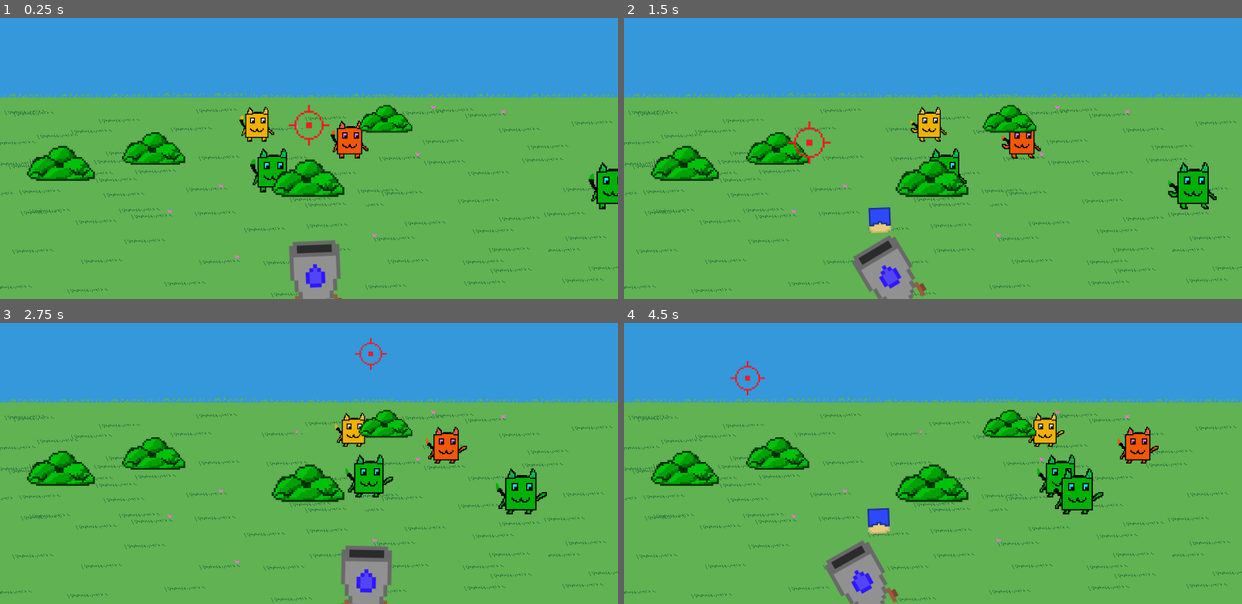
Above: before the commit, frames 1-4 (two rows, left to right).
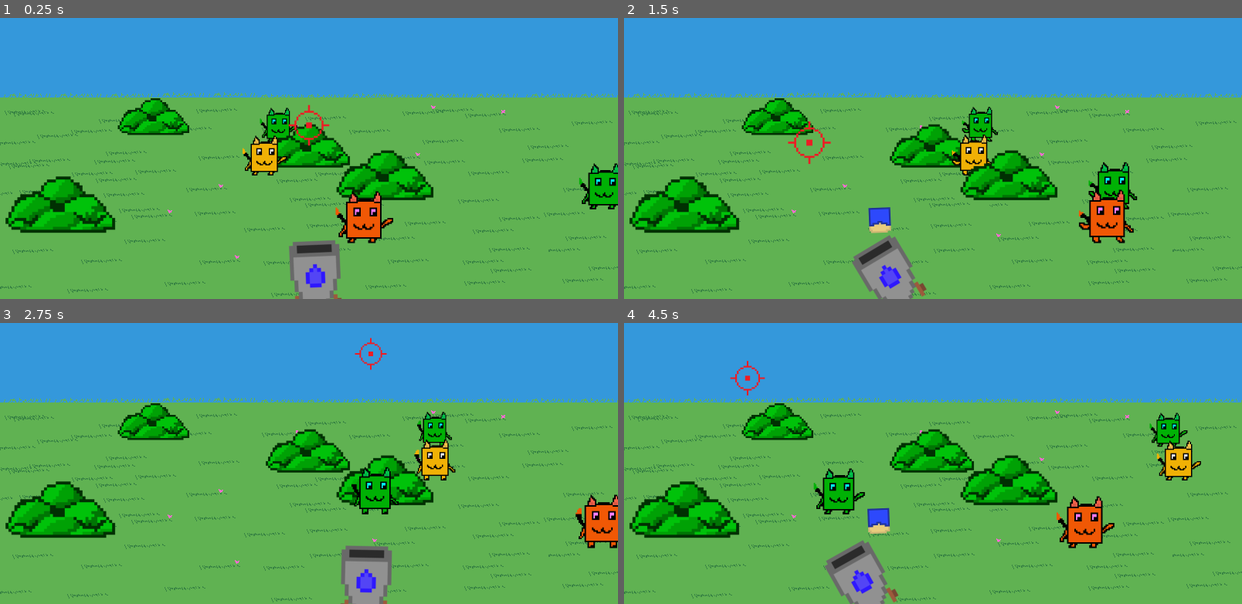
Above: after the commit, the same moments.

Repository: asterbot/uwgdc-game-jam-2025
Game: Godot game, scene res://scenes/main.tscn
Same seed, same stepped clock (60 frames per second), same inputs: the game is played once before the commit and once after it.
Inputs (mouse positions are in pixels of both pictures, inside the frame that each line leads up to):
- Up to frame 1 (0.25 s): no input
- Up to frame 2 (1.5 s): move the mouse to (1068, 107) at 0.52 s; press the mouse at (1068, 107) at 0.53 s; move the mouse to (809, 141) at 1.27 s; release the mouse at (809, 141) at 1.28 s; click (809, 141) at 1.35 s
- Up to frame 3 (2.75 s): move the mouse to (370, 353) at 2.02 s; press the mouse at (370, 353) at 2.03 s
- Up to frame 4 (4.5 s): move the mouse to (902, 500) at 2.77 s; release the mouse at (902, 500) at 2.78 s; click (902, 500) at 2.85 s; move the mouse to (1118, 483) at 3.52 s; press the mouse at (1118, 483) at 3.53 s; move the mouse to (747, 379) at 4.27 s; release the mouse at (747, 379) at 4.28 s; click (747, 379) at 4.35 s

The runs differ from the first frame. In frame 1, 14% of the frame differs, in the area x 0-100%, y 28-81%; in frame 2, 14%; in frame 3, 14%; in frame 4, 15%, in the area x 0-94%, y 28-81%.

Commit message:
background + enemies spawning + waves + COLORS

Diff:
--- a/globals/globals.gd
+++ b/globals/globals.gd
@@ -1,6 +1,6 @@
 extends Node
 
-var NUM_Z_INDICES = 10
+var NUM_Z_INDICES = 100
 
 var cur_wave = 0
 
--- a/scenes/bush.gd
+++ b/scenes/bush/bush.gd
@@ -9,7 +9,7 @@
 func _ready() -> void:
 	viewport_size = get_viewport().get_visible_rect().size
 	depth = position.y/viewport_size.y
-	self.scale = Vector2(depth*1.5, depth*1.5)
+	self.scale = Vector2(depth*2, depth*2)
 
 	self.z_index = floor(depth*Globals.NUM_Z_INDICES)
 
--- a/scenes/bush.tscn
+++ b/scenes/bush/bush.tscn
@@ -1,12 +1,13 @@
 [gd_scene load_steps=4 format=3 uid="uid://b70ahmxlos2kj"]
 
-[ext_resource type="Script" path="res://scenes/bush.gd" id="1_llw4d"]
-[ext_resource type="Texture2D" uid="uid://c5qo1vhba13x2" path="res://assets/bush.png" id="1_o8wgp"]
+[ext_resource type="Script" path="res://scenes/bush/bush.gd" id="1_llw4d"]
+[ext_resource type="Texture2D" uid="uid://c5qo1vhba13x2" path="res://assets/stage/bush.png" id="1_o8wgp"]
 
 [sub_resource type="RectangleShape2D" id="RectangleShape2D_o2a8n"]
 size = Vector2(117, 73)
 
 [node name="Bush" type="Node2D"]
+position = Vector2(-1, -25)
 script = ExtResource("1_llw4d")
 
 [node name="Sprite2D" type="Sprite2D" parent="."]
--- a/scenes/cat_enemies/cat.gd
+++ b/scenes/cat_enemies/cat.gd
@@ -7,19 +7,20 @@
 
 var viewport_size: Vector2
 
-var velocity_x = 100
+var velocity_x = randf_range(300,350)
 
 var color_options = {
 	"default": Color(1,1,1),
 	"red": Color(1,0,1),
 	"green": Color(0,1,1),
 	"devil": Color(1, 0.5, 1)
-
 }
 
 func _ready() -> void:
 	random_modulate()
-	pass
+	viewport_size = get_viewport().get_visible_rect().size
+	depth = position.y/viewport_size.y
+	velocity_x *= depth
 
 func _process(_delta: float) -> void:
 	# set scale based on depth (i.e by y-coord)
@@ -29,8 +30,7 @@
 	depth = position.y/viewport_size.y
 	self.scale = Vector2(depth, depth)
 
-	self.z_index = floor(depth*Globals.NUM_Z_INDICES - 1)
-
+	self.z_index = floor(depth*Globals.NUM_Z_INDICES)
 
 	for proj in projectiles_in_range:
 		if proj.time_left_normalized > 0 and \
--- a/scenes/cat_enemies/cat.tscn
+++ b/scenes/cat_enemies/cat.tscn
@@ -1,7 +1,7 @@
 [gd_scene load_steps=8 format=3 uid="uid://gsj0vwdpsop1"]
 
 [ext_resource type="Script" path="res://scenes/cat_enemies/cat.gd" id="1_xxoqr"]
-[ext_resource type="Texture2D" uid="uid://fkq8by2hgs8g" path="res://assets/cat_dance.png" id="2_i7bu5"]
+[ext_resource type="Texture2D" uid="uid://fkq8by2hgs8g" path="res://assets/cat_enemy/cat_dance.png" id="2_i7bu5"]
 
 [sub_resource type="RectangleShape2D" id="RectangleShape2D_1a1mo"]
 size = Vector2(180, 179)
@@ -48,6 +48,7 @@
 }
 
 [node name="Cat" type="CharacterBody2D"]
+position = Vector2(0, -85)
 collision_layer = 0
 collision_mask = 0
 script = ExtResource("1_xxoqr")
@@ -73,7 +74,7 @@
 libraries = {
 "": SubResource("AnimationLibrary_o2rtb")
 }
-speed_scale = 1.964
+speed_scale = 3.0
 
 [connection signal="area_entered" from="Area2D" to="." method="_on_area_2d_area_entered"]
 [connection signal="area_exited" from="Area2D" to="." method="_on_area_2d_area_exited"]
--- a/scenes/cat_enemies/test_cat/test_cat.gd
+++ /dev/null
@@ -1,8 +0,0 @@
-extends Cat
-
-
-func _ready() -> void:
-	super()
-
-func _process(_delta: float) -> void:
-	super(_delta)
--- a/scenes/cat_enemies/test_cat/test_cat.tscn
+++ /dev/null
@@ -1,24 +0,0 @@
-[gd_scene load_steps=6 format=3 uid="uid://gtiygoqo12t1"]
-
-[ext_resource type="PackedScene" uid="uid://gsj0vwdpsop1" path="res://scenes/cat_enemies/cat.tscn" id="1_c7qwr"]
-[ext_resource type="Script" path="res://scenes/cat_enemies/test_cat/test_cat.gd" id="2_tk6wo"]
-[ext_resource type="Texture2D" uid="uid://fkq8by2hgs8g" path="res://assets/cat_dance.png" id="3_yshdy"]
-
-[sub_resource type="RectangleShape2D" id="RectangleShape2D_y4wpg"]
-size = Vector2(76, 96)
-
-[sub_resource type="RectangleShape2D" id="RectangleShape2D_ecxbw"]
-size = Vector2(76, 96)
-
-[node name="Enemy" instance=ExtResource("1_c7qwr")]
-script = ExtResource("2_tk6wo")
-
-[node name="Sprite2D" parent="." index="0"]
-texture = ExtResource("3_yshdy")
-hframes = 3
-
-[node name="CollisionShape2D" parent="Area2D" index="0"]
-shape = SubResource("RectangleShape2D_y4wpg")
-
-[node name="CollisionShape2D" parent="." index="2"]
-shape = SubResource("RectangleShape2D_ecxbw")
--- a/scenes/cutscene.tscn
+++ b/scenes/cutscene/cutscene.tscn
@@ -1,6 +1,6 @@
 [gd_scene load_steps=4 format=3 uid="uid://xdvp87f7qsh5"]
 
-[ext_resource type="Script" path="res://scenes/cutscene.gd" id="1_xqrxb"]
+[ext_resource type="Script" path="res://scenes/cutscene/cutscene.gd" id="1_xqrxb"]
 [ext_resource type="Texture2D" uid="uid://c3ttd8x15c6ai" path="res://icon.svg" id="2_1uen7"]
 [ext_resource type="FontFile" uid="uid://cb0i2ug0apuy4" path="res://assets/tinypixel.otf" id="2_11kl6"]
 
--- a/scenes/main.gd
+++ b/scenes/main.gd
@@ -3,12 +3,12 @@
 @onready var projectiles_node = %Projectiles
 @onready var player_node = %Player
 
-var bush_scene: PackedScene = preload("res://scenes/bush.tscn")
+var bush_scene: PackedScene = preload("res://scenes/bush/bush.tscn")
 var cat_scene: PackedScene = preload("res://scenes/cat_enemies/cat.tscn")
 
 
 func choose_random_numbers(lower: int, upper: int, n: int, min_gap: int = 40) -> Array:
-	"""Returns n numbers in range [lower,upper] with at least min_gap between all of them"""
+	"""Returns n random numbers in range [lower,upper] with at least min_gap between all of them"""
 
 	var max_possible = floor((upper - lower) / min_gap) + 1 # max qty numbers that may exist
 	if n > max_possible:
@@ -21,19 +21,18 @@
 	possible_positions.shuffle()
 	return possible_positions.slice(0, n) # take first n numbers after shuffling
 
-func spawn_entities_random(entity_scene: PackedScene, folder: Node2D ,n: int, z_index: int=10):
+func spawn_entities_random(entity_scene: PackedScene, folder: Node2D ,n: int):
 	"""Spawn n random instances of entity_scene in folder of main with given z_index (default 10)"""
 	var viewport_size: Vector2 = get_viewport().get_visible_rect().size
 	var width = viewport_size.x
 	var height = viewport_size.y
 
 	# These ranges should roughly be the places in the field
-	var entity_positions_y = choose_random_numbers(height/2,height-200,n)
+	var entity_positions_y = choose_random_numbers(height/2,height-200, n, 80)
 	var entity_positions_x = choose_random_numbers(40, width-40, n)
 	for i in range(n):
 		var entity = entity_scene.instantiate()
 		entity.position = Vector2(entity_positions_x[i], entity_positions_y[i])
-		entity.z_index = z_index
 		folder.add_child(entity)
 
 
--- a/scenes/main.tscn
+++ b/scenes/main.tscn
@@ -8,10 +8,10 @@
 script = ExtResource("1_e7st0")
 metadata/_edit_lock_ = true
 
+[node name="Bushes" type="Node2D" parent="."]
+
 [node name="Enemies" type="Node2D" parent="."]
 metadata/_edit_lock_ = true
-
-[node name="Bushes" type="Node2D" parent="."]
 
 [node name="Stage" parent="." instance=ExtResource("2_nce7u")]
 
--- a/scenes/player/player.tscn
+++ b/scenes/player/player.tscn
@@ -1,8 +1,8 @@
 [gd_scene load_steps=4 format=3 uid="uid://2mf33gict135"]
 
 [ext_resource type="Script" path="res://scenes/player/player.gd" id="1_44hls"]
-[ext_resource type="Texture2D" uid="uid://3e6b477vhtur" path="res://assets/crosshair.png" id="2_qq13q"]
-[ext_resource type="Texture2D" uid="uid://cdtr28i8wlkd8" path="res://assets/cannon.png" id="3_mv84p"]
+[ext_resource type="Texture2D" uid="uid://3e6b477vhtur" path="res://assets/player/crosshair.png" id="2_qq13q"]
+[ext_resource type="Texture2D" uid="uid://cdtr28i8wlkd8" path="res://assets/player/cannon.png" id="3_mv84p"]
 
 [node name="Player" type="Node2D"]
 script = ExtResource("1_44hls")
--- a/scenes/projectile/projectile.tscn
+++ b/scenes/projectile/projectile.tscn
@@ -1,6 +1,6 @@
 [gd_scene load_steps=5 format=3 uid="uid://d4l6e2xeutopg"]
 
-[ext_resource type="Texture2D" uid="uid://i5fmpkpktvn3" path="res://assets/deodorant.png" id="1_gs5qr"]
+[ext_resource type="Texture2D" uid="uid://i5fmpkpktvn3" path="res://assets/player/deodorant.png" id="1_gs5qr"]
 [ext_resource type="Script" path="res://scenes/projectile/projectile.gd" id="1_we240"]
 
 [sub_resource type="RectangleShape2D" id="RectangleShape2D_b6m5x"]
--- a/scenes/stage.tscn
+++ b/scenes/stage.tscn
@@ -1,6 +1,6 @@
 [gd_scene load_steps=2 format=3 uid="uid://did6iwr131182"]
 
-[ext_resource type="Texture2D" uid="uid://buqokf3blfkrm" path="res://assets/background.png" id="1_gafqd"]
+[ext_resource type="Texture2D" uid="uid://buqokf3blfkrm" path="res://assets/stage/background.png" id="1_gafqd"]
 
 [node name="Stage" type="CanvasLayer"]
 
Binary file removed: assets/cat.png
Renamed: assets/cat_dance.png -> assets/cat_enemy/cat_dance.png
Binary file removed: assets/grass.png
Renamed: assets/cannon.png -> assets/player/cannon.png
Renamed: assets/crosshair.png -> assets/player/crosshair.png
Renamed: assets/deodorant.png -> assets/player/deodorant.png
Renamed: assets/background.png -> assets/stage/background.png
Renamed: assets/bush.png -> assets/stage/bush.png
Renamed: scenes/cutscene.gd -> scenes/cutscene/cutscene.gd
